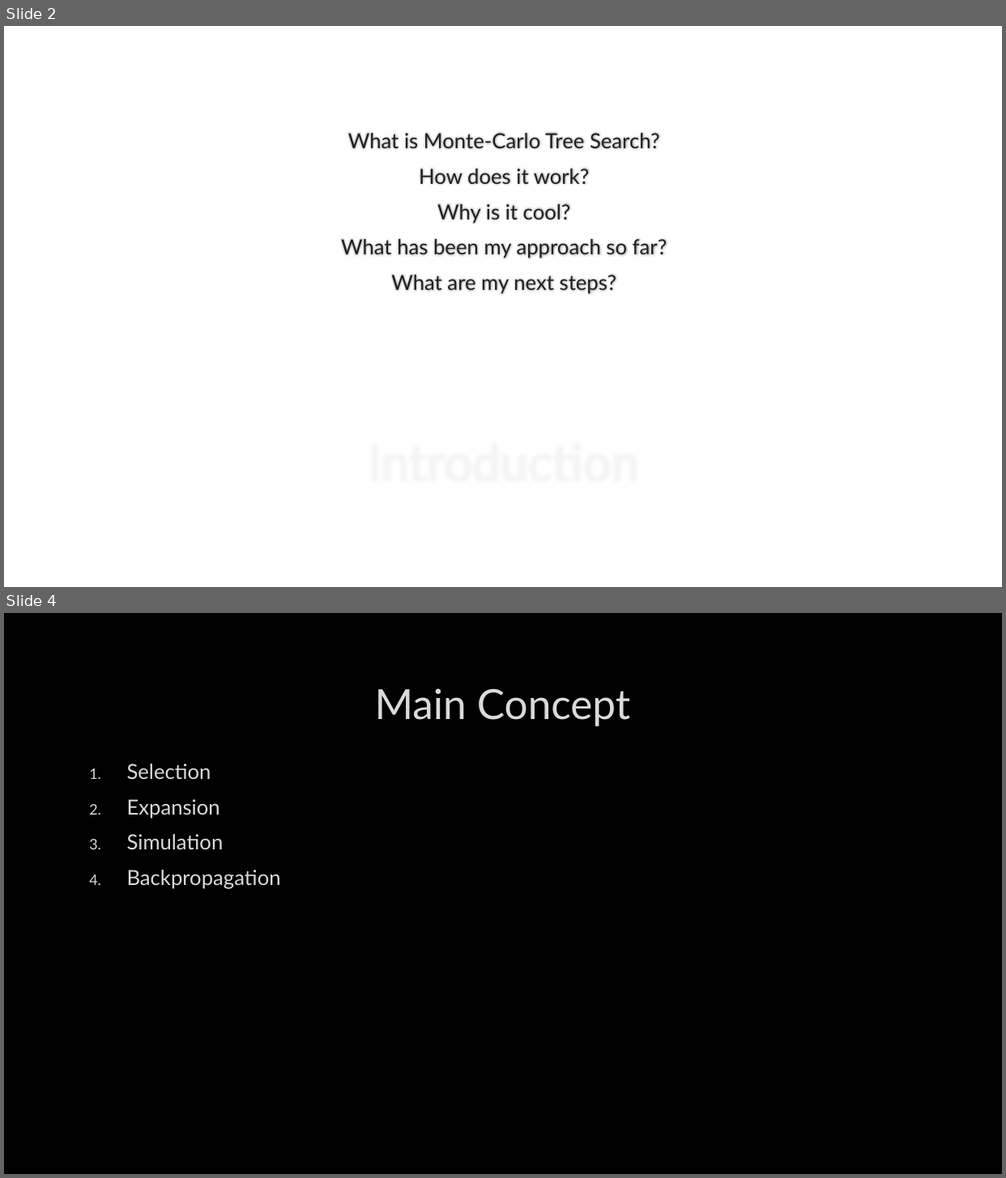
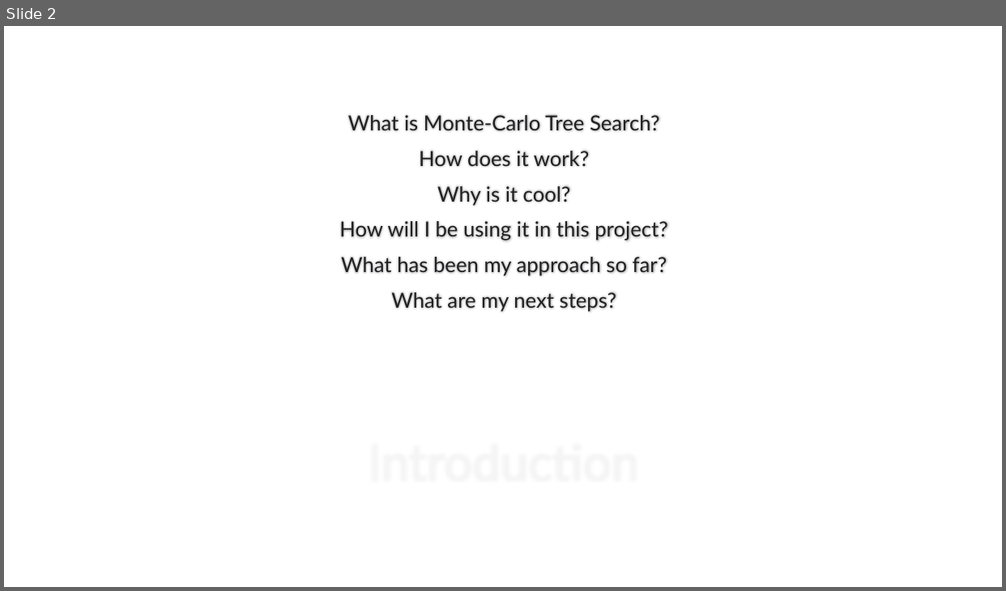
Before and after one commit to DanciuA004/Year3Project, a slide deck: documents/Interim Presentation.pptx. Shown one above the other, each under a label of ours: slides 2 and 4 before the commit, slide 2 after it; the slides between them are not shown. The pictures are 1006x1178 and 1006x591 pixels, drawn with LibreOffice and Linux fonts; fonts in the diff are those of the drawing; background and template pictures are left out. Boxes give left, top, right and bottom in pixels: in the first picture for what was removed or moved away, otherwise in the second. Text is boxed around its words. In the diff, an @@ line names an element or a change of style, - is before the commit and + after.

```diff
--- a/documents/Interim Presentation.pptx
+++ b/documents/Interim Presentation.pptx
@@ slide 4 removed at [4,613,1002,1174], background picture (left out) @@
@@ title removed at [375,688,630,726] @@
-Main Concept
@@ text removed at [127,764,281,889] @@
-1. Selection
-2. Expansion
-3. Simulation
-4. Backpropagation
@@ slide 2 changed as well @@
@@ text at [339,221,667,241]: paragraph added @@
+How will I be using it in this project?
```
Also in this commit, not shown: 3 other slides changed, 3 slides added, 1 other slide removed.
